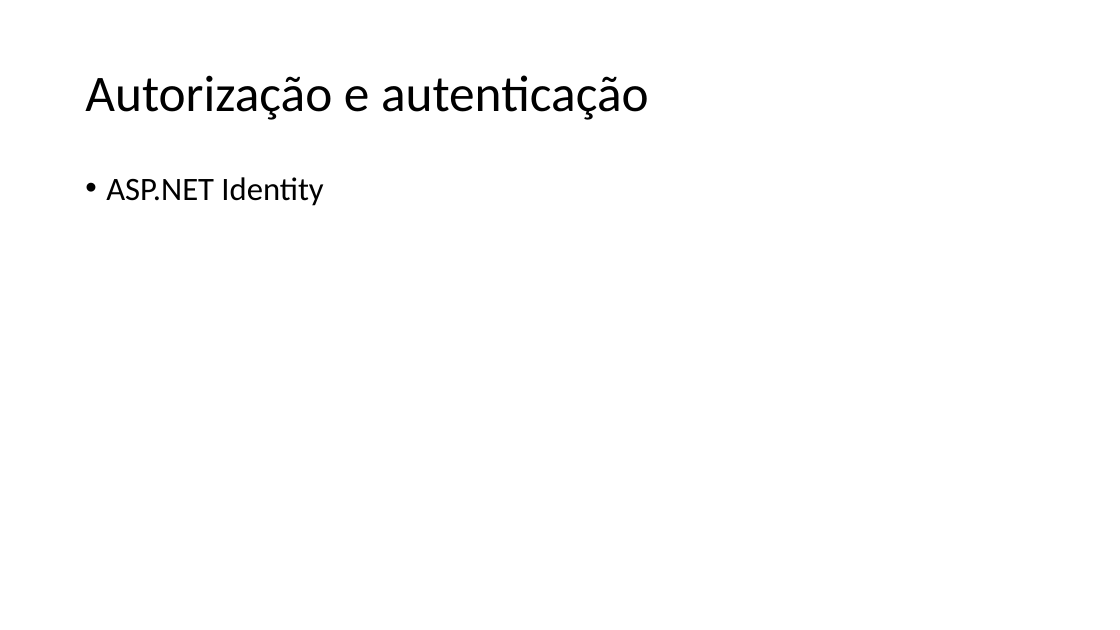
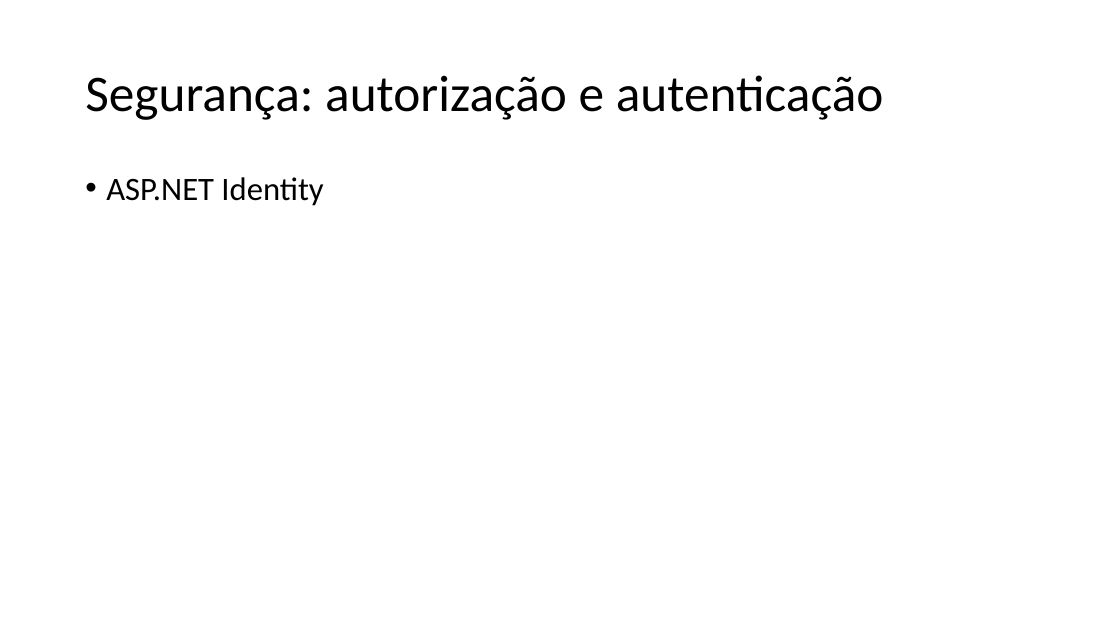
Before and after one commit to leolana/AspnetMvcLab, a slide deck: slide 12 of Presentation/AspNetMvc.pptx (slide 9 before the commit). Drawn at 1120x630 pixels with LibreOffice and Linux fonts; fonts in the diff are those of the drawing. Boxes give left, top, right and bottom in pixels: in the first picture for what was removed or moved away, otherwise in the second. Text is boxed around its words. In the diff, an @@ line names an element or a change of style, - is before the commit and + after.

```diff
--- a/Presentation/AspNetMvc.pptx
+++ b/Presentation/AspNetMvc.pptx
@@ title at (85, 75, 884, 120): text changed @@
-Autorização e autenticação
+Segurança: autorização e autenticação
```
Also in this commit, not shown: 4 other slides changed, 6 slides added, 3 slides removed, 21 other files.
